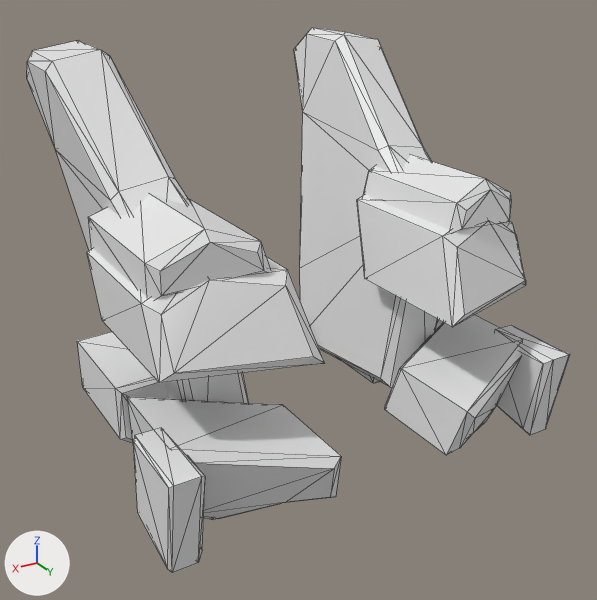
The OBJ model assets/meshes/mech2/torso/chest_gold.obj, before and after one commit.
Before and after are seen from a camera (50 mm lens) standing at (5.59, 9.08, 13.41) and looking at (0.01, -0.22, 8.77). Arrows for +X, +Y and +Z are at lower left; the lights stay in place. The first picture is the older version. Mesh edges are drawn as thin lines. Where no turn or scale is listed for an object, it has been applied to the vertices.

In view in the first picture: 'chest_gold'.
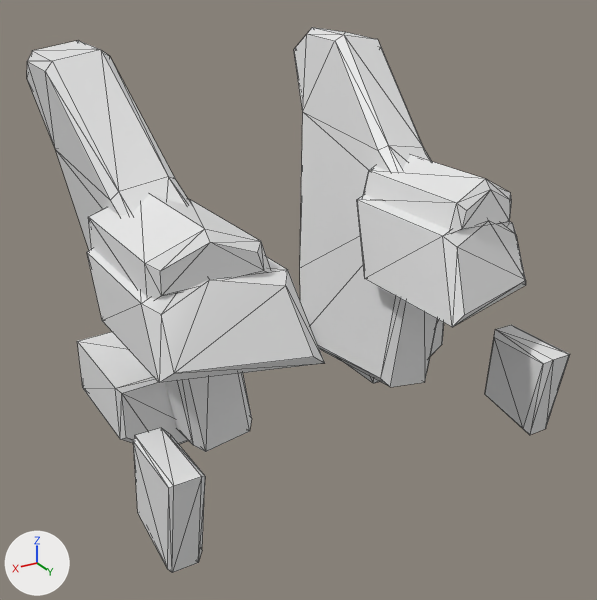
Location of each change, [x1, y1, x2, y2] in pixels of the pictures (597 x 600 px):
part 1 of me_chest_gold, deleted: before [127, 397, 341, 519]
part 2 of me_chest_gold, deleted: before [385, 315, 521, 455]

The change, as a diff of the scene's bpy script:
```diff
--- a/assets/meshes/mech2/torso/chest_gold.obj.py
+++ b/assets/meshes/mech2/torso/chest_gold.obj.py
@@ me_chest_gold @@
 # used by ob_chest_gold; location = (0.0, 0.0, 0.0)
-me_chest_gold.from_pydata(...)  # 272 vertices, 496 faces; spans x -3.02..3.02, y -3.51..2.36, z 6.81..12.16
+me_chest_gold.from_pydata(...)  # 224 vertices, 408 faces; spans x -3.02..3.02, y -3.51..2.16, z 6.81..12.16
+# me_chest_gold part 1: the loose piece of 24 vertices spanning x 0.88..2.74, y -0.25..2.36, z 6.82..8.16 is deleted
+# me_chest_gold part 2: the loose piece of 24 vertices spanning x -2.74..-0.88, y -0.25..2.36, z 6.82..8.16 is deleted
```
